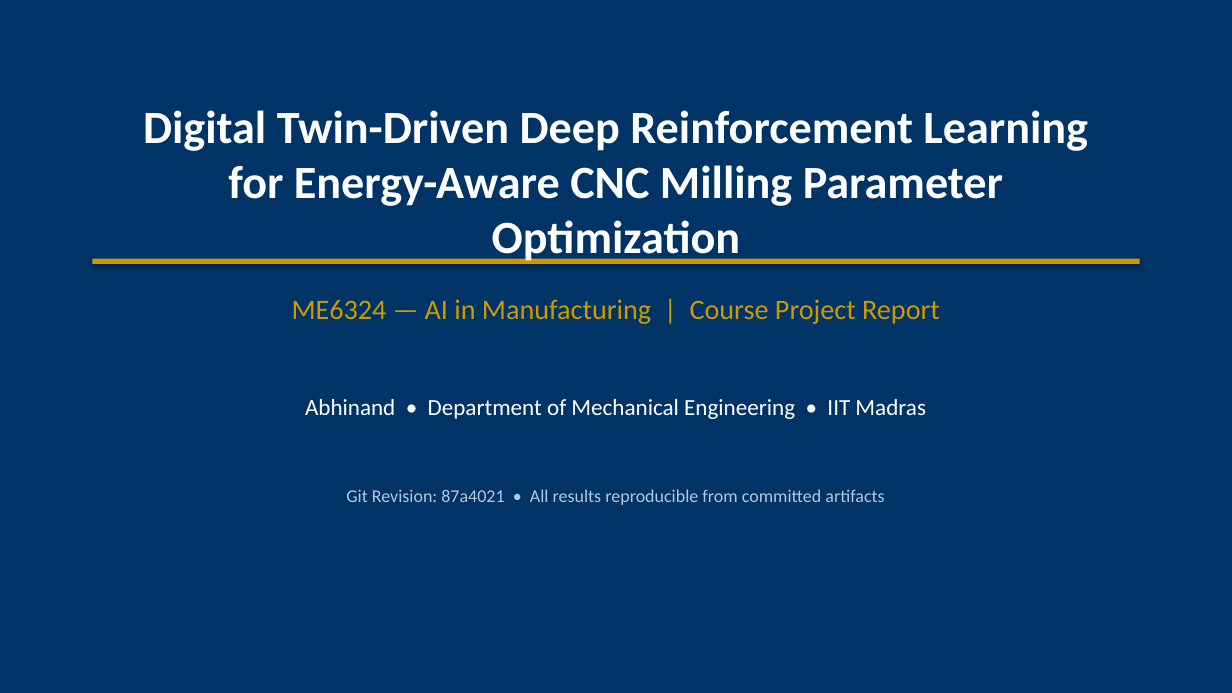
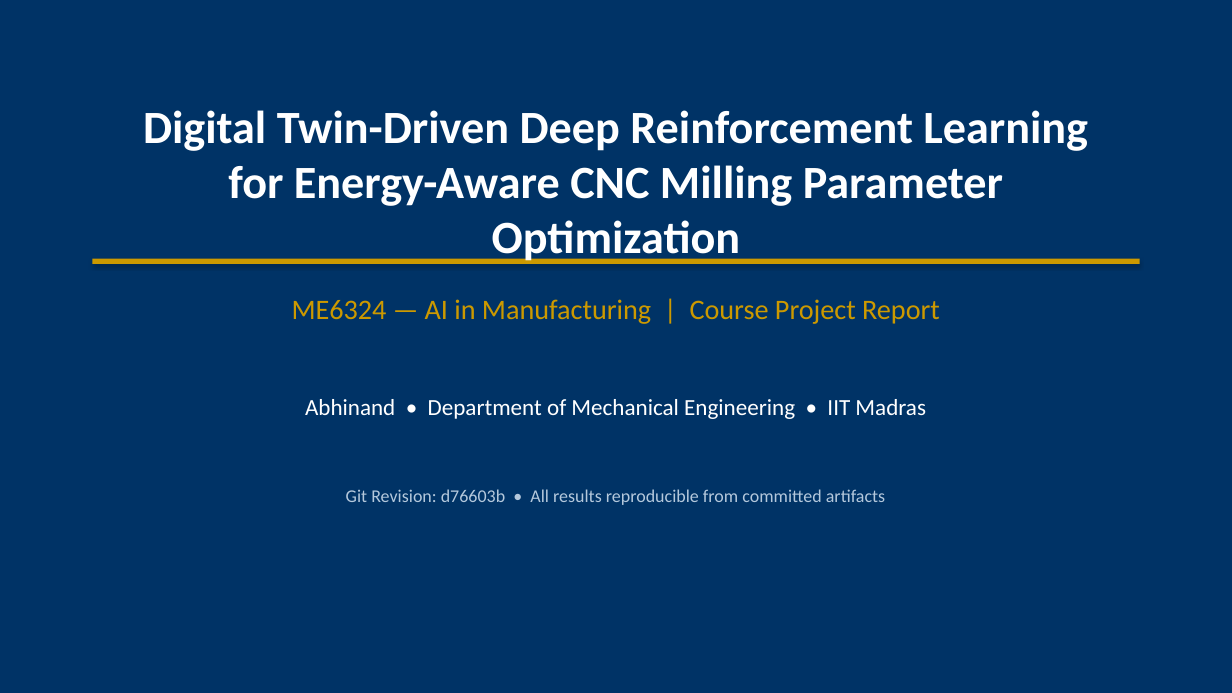
Before and after one commit to AbhinandIITM/AI-in-Mfg, a slide deck: slide 1 of report/presentation.pptx. Drawn at 1232x693 pixels with LibreOffice and Linux fonts; fonts in the diff are those of the drawing. Boxes give left, top, right and bottom in pixels: in the first picture for what was removed or moved away, otherwise in the second. Text is boxed around its words. In the diff, an @@ line names an element or a change of style, - is before the commit and + after.

Commit message:
docs: bring the documentation in line with the consolidated project
Every number in the README, the consolidated PROJECT.md, the audit report, the
LaTeX report and the slide deck now comes from the artifacts that were
regenerated after the consolidation onto the single environment.

- One registration, an 11-dimensional observation, one training script and
  one evaluation script are described everywhere.
- The Monte Carlo sweep, the ablation, the runtime weight sweep, the
  baselines and the transfer experiment carry the new measurements.
- The frontier is symmetric now: across the non-dominated weights the
  removal rate falls 8.4% and the energy of the part falls 9.5%, with the
  spindle speed falling with the energy weight.
- The transfer experiment has four arms, and the reading changed with the
  observation: a policy trained across a distribution of materials reaches
  the harder alloy with no adaptation at all, while the nominal-trained
  source policy needs fine tuning or training from scratch. The earlier
  claim that fine tuning does not adapt was measured with an observation
  that could not see the material, and it is corrected rather than
  quietly dropped.
- The audit report's dispositions are updated where the consolidation
  invalidated the measurement behind them, and the observation statistics
  were re-measured on the 11-dimensional policy.

```diff
--- a/report/presentation.pptx
+++ b/report/presentation.pptx
@@ text at bbox=[346, 489, 885, 505]: text changed @@
-Git Revision: 87a4021 • All results reproducible from committed artifacts
+Git Revision: d76603b • All results reproducible from committed artifacts
```
Also in this commit, not shown: 9 other slides changed, 4 slides added, 3 slides removed, 50 other files.
